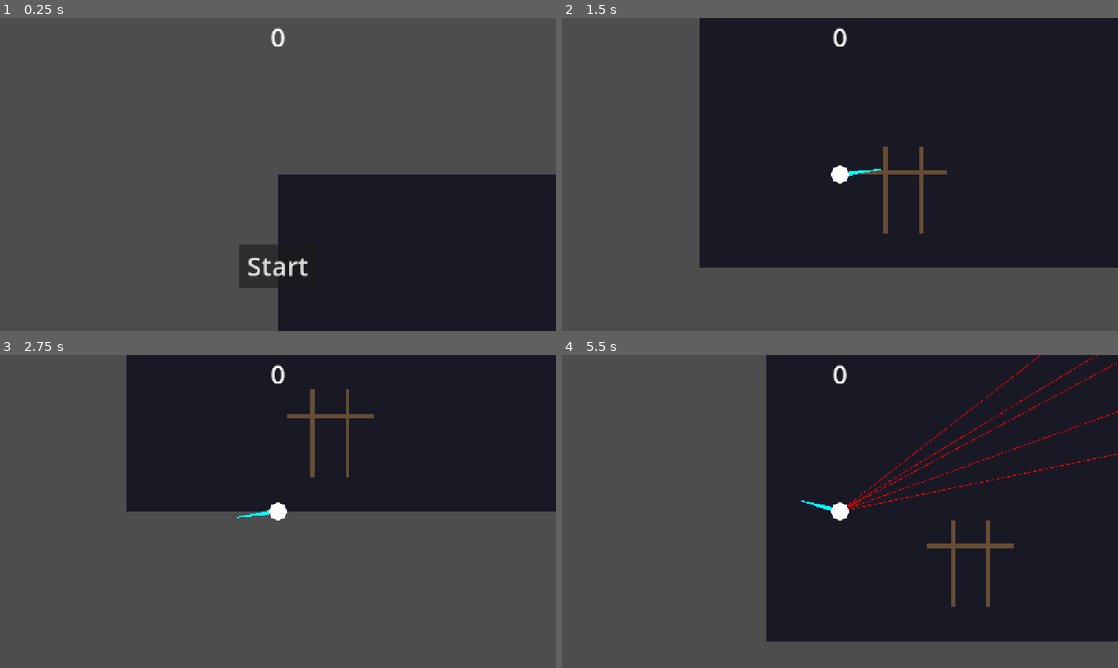
Above: before the commit, frames 1-4 (two rows, left to right).
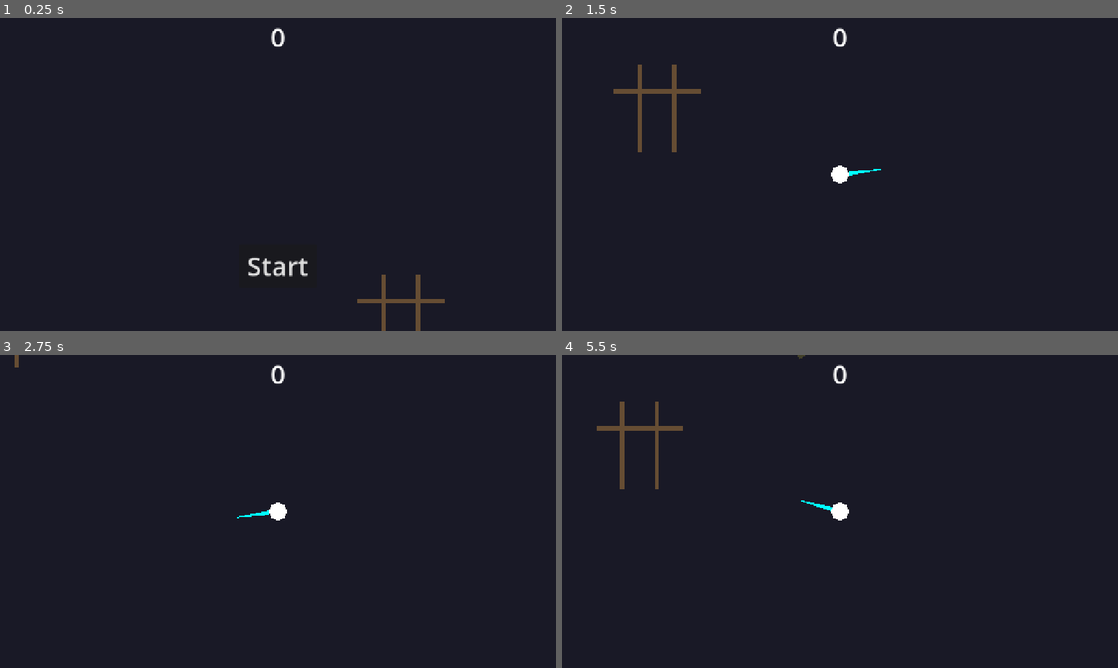
Above: after the commit, the same moments.

Repository: piotrrusak/coldcurve-vancouver
Game: Godot game, scene res://scenes/main.tscn
Two runs of this game, one before a commit and one after it. Both use one fixed random seed, a clock stepped at 60 frames per second and the inputs below.
Inputs (mouse positions are in pixels of both pictures, inside the frame that each line leads up to):
- Up to frame 1 (0.25 s): no input
- Up to frame 2 (1.5 s): click "Start" at 0.5 s; tap Enter at 1.25 s; move the mouse to (962, 158) at 1.27 s; hold D (move_right) from 1.28 s (still down)
- Up to frame 3 (2.75 s): move the mouse to (166, 527) at 2.02 s; release D (move_right) at 2.03 s; hold S (move_down) from 2.03 s (still down)
- Up to frame 4 (5.5 s): move the mouse to (895, 442) at 2.77 s; release S (move_down) at 2.78 s; hold D (move_right) 2.78-3.53 s; move the mouse to (812, 574) at 3.52 s; hold W (move_up) 3.53-4.28 s; move the mouse to (1006, 558) at 4.27 s; hold A (move_left) from 4.28 s (still down); move the mouse to (673, 464) at 5.02 s

The runs differ from the first frame. In frame 1, 74% of the frame differs, in the area x 0-100%, y 0-100%; in frame 2, 41%; in frame 3, 62%; in frame 4, 43%.

Commit message:
Include statemachine to ennemy; separate code to services; include investigation protocol

Diff:
--- a/scenes/enemies/base_enemy.tscn
+++ b/scenes/enemies/base_enemy.tscn
@@ -1,6 +1,11 @@
 [gd_scene format=3 uid="uid://dcl8vv0ppdojc"]
 
 [ext_resource type="Script" uid="uid://dm8g8pn36jujw" path="res://scripts/enemies/base_enemy.gd" id="1"]
+[ext_resource type="Script" uid="uid://c28fd2ixmmumn" path="res://scenes/enemies/base_enemy_services/state_service.gd" id="2"]
+[ext_resource type="Script" uid="uid://bh13dj6hqkxbw" path="res://scenes/enemies/base_enemy_services/sight_service.gd" id="3"]
+[ext_resource type="Script" uid="uid://dl0aevpwywgs8" path="res://scenes/enemies/base_enemy_services/search_service.gd" id="4"]
+[ext_resource type="Script" uid="uid://b8hnep5grcb5a" path="res://scenes/enemies/base_enemy_services/investigate_service.gd" id="5"]
+[ext_resource type="Script" uid="uid://bd1xtm764umpb" path="res://scenes/enemies/base_enemy_services/engage_service.gd" id="6"]
 
 [sub_resource type="Gradient" id="Gradient_8fkgw"]
 interpolation_mode = 1
@@ -14,11 +19,16 @@
 fill_to = Vector2(1, 1)
 
 [node name="BaseEnemy" type="CharacterBody2D" unique_id=688829593 groups=["enemies"]]
+z_index = 3
 collision_layer = 4
 collision_mask = 0
 script = ExtResource("1")
 strafe_speed = 100.0
 metadata/_edit_group_ = true
+
+[node name="SightCone" type="Polygon2D" parent="." unique_id=591023847]
+z_index = -1
+color = Color(0.9, 0.85, 0.2, 0.2)
 
 [node name="Polygon2D" type="Polygon2D" parent="." unique_id=163813505]
 position = Vector2(-92.4, -26.599998)
@@ -31,4 +41,21 @@
 
 [node name="ShootTimer" type="Timer" parent="." unique_id=312847561]
 
+[node name="Services" type="Node" parent="." unique_id=1067085621]
+
+[node name="StateService" type="Node" parent="Services" unique_id=1577794688]
+script = ExtResource("2")
+
+[node name="SightService" type="Node" parent="Services" unique_id=2131602726]
+script = ExtResource("3")
+
+[node name="SearchService" type="Node" parent="Services" unique_id=606953525]
+script = ExtResource("4")
+
+[node name="InvestigateService" type="Node" parent="Services" unique_id=1383573282]
+script = ExtResource("5")
+
+[node name="EngageService" type="Node" parent="Services" unique_id=39064468]
+script = ExtResource("6")
+
 [connection signal="timeout" from="ShootTimer" to="." method="_on_shoot_timer_timeout"]
--- /dev/null
+++ b/scenes/enemies/base_enemy_services/engage_service.gd
@@ -0,0 +1,20 @@
+extends Node
+
+var _enemy: CharacterBody2D
+var _state: Node
+var _sight: Node
+var _investigate: Node
+
+func _ready():
+	_enemy = get_parent().get_parent()
+	_state = get_parent().get_node("StateService")
+	_sight = get_parent().get_node("SightService")
+	_investigate = get_parent().get_node("InvestigateService")
+
+func process(delta: float):
+	var to_player: Vector2 = _state.player.global_position - _enemy.global_position
+	_state.facing_angle = to_player.angle()
+	_enemy.global_position += to_player.normalized().rotated(PI / 2.0) * _state.strafe_dir * _enemy.strafe_speed * delta
+	if not _sight.player_in_sight():
+		_investigate.start()
+		_state.enter_investigate()
--- /dev/null
+++ b/scenes/enemies/base_enemy_services/investigate_service.gd
@@ -0,0 +1,32 @@
+extends Node
+
+const SCAN_SPEED_DEG: float = 50.0
+
+var last_known_pos: Vector2 = Vector2.ZERO
+var _los_timer: float = 0.0
+
+var _enemy: CharacterBody2D
+var _state: Node
+var _sight: Node
+
+func _ready():
+	_enemy = get_parent().get_parent()
+	_state = get_parent().get_node("StateService")
+	_sight = get_parent().get_node("SightService")
+
+func start():
+	last_known_pos = _state.player.global_position
+	_los_timer = _enemy.los_grace_period
+
+func process(delta: float):
+	var to_target := last_known_pos - _enemy.global_position
+	if to_target.length() > 8.0:
+		_enemy.global_position += to_target.normalized() * _enemy.strafe_speed * _enemy.in_investigate_speed_multiplier * delta
+	else:
+		_state.facing_angle += deg_to_rad(SCAN_SPEED_DEG * _state.strafe_dir * delta)
+	if _state.player != null and _state.player.visible and _sight.player_in_sight():
+		_state.enter_engage()
+		return
+	_los_timer -= delta
+	if _los_timer <= 0.0:
+		_state.enter_search()
--- /dev/null
+++ b/scenes/enemies/base_enemy_services/search_service.gd
@@ -0,0 +1,19 @@
+extends Node
+
+const SCAN_SPEED_DEG: float = 50.0
+
+var _enemy: CharacterBody2D
+var _state: Node
+var _sight: Node
+
+func _ready():
+	_enemy = get_parent().get_parent()
+	_state = get_parent().get_node("StateService")
+	_sight = get_parent().get_node("SightService")
+
+func process(delta: float):
+	_state.facing_angle += deg_to_rad(SCAN_SPEED_DEG * _state.strafe_dir * delta)
+	var move_dir := Vector2.RIGHT.rotated(_state.facing_angle + PI / 2.0)
+	_enemy.global_position += move_dir * _enemy.strafe_speed * delta
+	if _state.player != null and _state.player.visible and _sight.player_in_sight():
+		_state.enter_engage()
--- /dev/null
+++ b/scenes/enemies/base_enemy_services/sight_service.gd
@@ -0,0 +1,40 @@
+extends Node
+
+const FOV_RAYS: int = 60
+
+var _enemy: CharacterBody2D
+var _state: Node
+var _sight_cone: Polygon2D
+
+func _ready():
+	_enemy = get_parent().get_parent()
+	_state = get_parent().get_node("StateService")
+	_sight_cone = _enemy.get_node("SightCone")
+
+func player_in_sight() -> bool:
+	var to_player: Vector2 = _state.player.global_position - _enemy.global_position
+	if to_player.length() > _enemy.sight_range:
+		return false
+	if abs(angle_difference(to_player.angle(), _state.facing_angle)) > deg_to_rad(_enemy.fov / 2.0):
+		return false
+	var space := _enemy.get_world_2d().direct_space_state
+	var query := PhysicsRayQueryParameters2D.create(_enemy.global_position, _state.player.global_position)
+	query.exclude = [_enemy.get_rid()]
+	query.collision_mask = 3
+	var result := space.intersect_ray(query)
+	return not result.is_empty() and result["collider"].is_in_group("player")
+
+func update_cone():
+	var half_fov := deg_to_rad(_enemy.fov / 2.0)
+	var space := _enemy.get_world_2d().direct_space_state
+	var points: Array[Vector2] = [Vector2.ZERO]
+	for i in range(FOV_RAYS + 1):
+		var t := float(i) / float(FOV_RAYS)
+		var ray_angle: float = _state.facing_angle - half_fov + t * deg_to_rad(_enemy.fov)
+		var ray_end: Vector2 = _enemy.global_position + Vector2.RIGHT.rotated(ray_angle) * _enemy.sight_range
+		var query := PhysicsRayQueryParameters2D.create(_enemy.global_position, ray_end)
+		query.exclude = [_enemy.get_rid()]
+		query.collision_mask = 1
+		var result := space.intersect_ray(query)
+		points.append(_enemy.to_local(result["position"] if not result.is_empty() else ray_end))
+	_sight_cone.polygon = PackedVector2Array(points)
--- /dev/null
+++ b/scenes/enemies/base_enemy_services/state_service.gd
@@ -0,0 +1,34 @@
+class_name StateService
+extends Node
+
+enum State { SEARCH, INVESTIGATE, ENGAGE }
+
+const COLOR_SEARCH      := Color(0.9, 0.85, 0.2, 0.20)
+const COLOR_INVESTIGATE := Color(1.0, 0.50, 0.1, 0.30)
+const COLOR_ENGAGE      := Color(1.0, 0.15, 0.1, 0.38)
+
+var state: State = State.SEARCH
+var player: Node2D = null
+var strafe_dir: float = 1.0
+var facing_angle: float = 0.0
+
+var _sight_cone: Polygon2D
+
+func _ready():
+	player = get_tree().get_first_node_in_group("player")
+	strafe_dir = 1.0 if randf() > 0.5 else -1.0
+	facing_angle = randf_range(0.0, TAU)
+	_sight_cone = get_parent().get_parent().get_node("SightCone")
+	_sight_cone.color = COLOR_SEARCH
+
+func enter_search():
+	state = State.SEARCH
+	_sight_cone.color = COLOR_SEARCH
+
+func enter_investigate():
+	state = State.INVESTIGATE
+	_sight_cone.color = COLOR_INVESTIGATE
+
+func enter_engage():
+	state = State.ENGAGE
+	_sight_cone.color = COLOR_ENGAGE
--- a/scenes/main.tscn
+++ b/scenes/main.tscn
@@ -8,7 +8,7 @@
 
 [sub_resource type="Curve2D" id="1"]
 _data = {
-"points": PackedVector2Array(0, 0, 0, 0, 0, 0, 0, 0, 0, 0, 1280, 0, 0, 0, 0, 0, 1280, 800.00006, 0, 0, 0, 0, 0, 800.00006, 0, 0, 0, 0, 0, 0)
+"points": PackedVector2Array(0, 0, 0, 0, 0, 0, 0, 0, 0, 0, 1280, 0, 3.452272, -7.6717153, -3.452272, 7.6717153, 1280, 800.00006, 0, 0, 0, 0, 0, 800.00006, 0, 0, 0, 0, 0, 0)
 }
 point_count = 5
 
@@ -20,25 +20,24 @@
 anchors_preset = 15
 anchor_right = 1.0
 anchor_bottom = 1.0
+offset_right = 1542.0
+offset_bottom = 831.0
 grow_horizontal = 2
 grow_vertical = 2
 color = Color(0.1, 0.1, 0.15, 1)
 
 [node name="Player" parent="." unique_id=1717736480 instance=ExtResource("3_tefeu")]
+position = Vector2(641, 360)
 
 [node name="EnemyTimer" type="Timer" parent="." unique_id=536536802]
-wait_time = 0.5
-
-[node name="ScoreTimer" type="Timer" parent="." unique_id=2037418815]
-
-[node name="StartTimer" type="Timer" parent="." unique_id=1290092724]
-wait_time = 2.0
-one_shot = true
+wait_time = 5.0
+autostart = true
 
 [node name="StartPosition" type="Marker2D" parent="." unique_id=828276842]
-position = Vector2(242, 505)
+position = Vector2(1265, 842)
 
 [node name="Walls" type="Node2D" parent="." unique_id=635092573]
+position = Vector2(456, 150)
 
 [node name="Wall" parent="Walls" unique_id=1970981248 instance=ExtResource("4_tbgi4")]
 position = Vector2(468, 500)
@@ -55,6 +54,7 @@
 size = Vector2(200, 10)
 
 [node name="EnemyPath" type="Path2D" parent="." unique_id=220154352]
+position = Vector2(1140, 373)
 scale = Vector2(1, 0.9)
 curve = SubResource("1")
 
@@ -64,6 +64,4 @@
 
 [connection signal="hit" from="Player" to="." method="game_over"]
 [connection signal="timeout" from="EnemyTimer" to="." method="_on_enemy_timer_timeout"]
-[connection signal="timeout" from="ScoreTimer" to="." method="_on_score_timer_timeout"]
-[connection signal="timeout" from="StartTimer" to="." method="_on_start_timer_timeout"]
 [connection signal="start_game" from="HUD" to="." method="new_game"]
--- a/scripts/enemies/base_enemy.gd
+++ b/scripts/enemies/base_enemy.gd
@@ -3,53 +3,48 @@
 signal enemy_hit
 
 @export var strafe_speed: float = 180.0
+@export var in_investigate_speed_multiplier: float = 2.0
 @export var shoot_interval: float = 2.0
+@export var fov: float = 60.0
+@export var sight_range: float = 500.0
+@export var los_grace_period: float = 5.0
 @export var projectile_scene: PackedScene = preload("res://scenes/enemies/enemy_projectiles/projectile.tscn")
 
-var _player: Node2D = null
-var _strafe_dir: float = 1.0
-var _aim_endpoint: Vector2 = Vector2.ZERO
-var _has_los: bool = false
+@onready var _state       := $Services/StateService
+@onready var _sight       := $Services/SightService
+@onready var _search      := $Services/SearchService
+@onready var _investigate := $Services/InvestigateService
+@onready var _engage      := $Services/EngageService
 
 func _ready():
-	_player = get_tree().get_first_node_in_group("player")
-	_strafe_dir = 1.0 if randf() > 0.5 else -1.0
 	$ShootTimer.wait_time = shoot_interval
 	$ShootTimer.start()
 
 func _process(delta):
-	queue_redraw()
-	if _player == null or not _player.visible:
-		_has_los = false
+	if _state.player == null or not _state.player.visible:
+		_state.enter_search()
+		_sight.update_cone()
 		return
-	var to_player = _player.global_position - global_position
-	var strafe = to_player.normalized().rotated(PI / 2.0) * _strafe_dir
-	global_position += strafe * strafe_speed * delta
 
-	var space = get_world_2d().direct_space_state
-	var query = PhysicsRayQueryParameters2D.create(global_position, _player.global_position)
-	query.exclude = [self.get_rid()]
-	query.collision_mask = 3  # walls (1) + player (2)
-	var result = space.intersect_ray(query)
-	if result.is_empty():
-		_aim_endpoint = _player.global_position
-		_has_los = false
-	else:
-		_aim_endpoint = result["position"]
-		_has_los = result["collider"].is_in_group("player")
+	match _state.state:
+		StateService.State.SEARCH:
+			_search.process(delta)
+		StateService.State.INVESTIGATE:
+			_investigate.process(delta)
+		StateService.State.ENGAGE:
+			_engage.process(delta)
 
-func _draw():
-	if _player == null or not _player.visible:
-		return
-	draw_line(Vector2.ZERO, to_local(_aim_endpoint), Color.RED, 1.5)
+	_sight.update_cone()
 
 func _on_shoot_timer_timeout():
-	if _player == null or not _player.visible:
+	if _state.state != StateService.State.ENGAGE:
 		return
-	if not _has_los:
+	if _state.player == null or not _state.player.visible:
 		return
-	var projectile = projectile_scene.instantiate()
-	var dir = (_player.global_position - global_position).normalized()
+	if not _sight.player_in_sight():
+		return
+	var projectile := projectile_scene.instantiate()
+	var dir: Vector2 = (_state.player.global_position - global_position).normalized()
 	projectile.global_position = global_position
 	projectile.rotation = dir.angle()
 	projectile.linear_velocity = dir * projectile.base_speed
--- a/scripts/main.gd
+++ b/scripts/main.gd
@@ -12,7 +12,6 @@
 	get_tree().call_group("enemies", "queue_free")
 	score = 0
 	$Player.start($StartPosition.position)
-	$StartTimer.start()
 	$HUD.update_score(score)
 
 func _on_enemy_timer_timeout():
--- a/scripts/player/player.gd
+++ b/scripts/player/player.gd
@@ -41,7 +41,7 @@
 
 	velocity = dir.normalized() * speed if dir.length() > 0 else Vector2.ZERO
 	move_and_slide()
-	position = position.clamp(Vector2.ZERO, screen_size)
+	position = position.clamp(Vector2.ZERO, screen_size * 10)
 
 func _process(_delta):
 	var mouse_local = get_local_mouse_position()
Not shown, added: scenes/enemies/base_enemy_services/engage_service.gd.uid
Not shown, added: scenes/enemies/base_enemy_services/investigate_service.gd.uid
Not shown, added: scenes/enemies/base_enemy_services/search_service.gd.uid
Not shown, added: scenes/enemies/base_enemy_services/sight_service.gd.uid
Not shown, added: scenes/enemies/base_enemy_services/state_service.gd.uid
